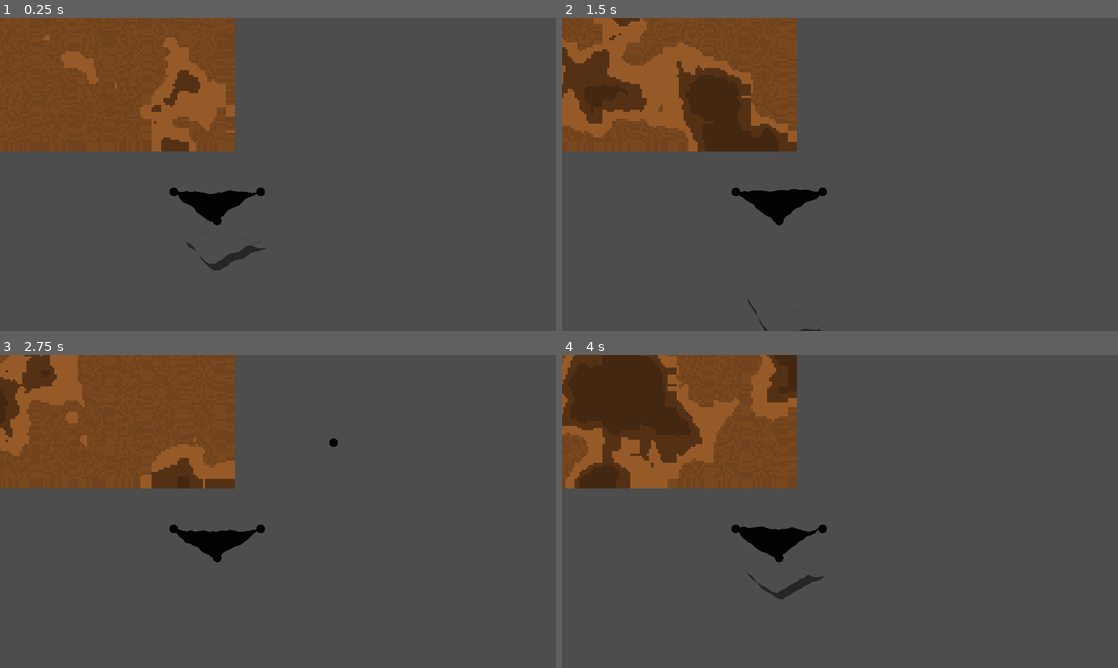
Above: before the commit, frames 1-4 (two rows, left to right).
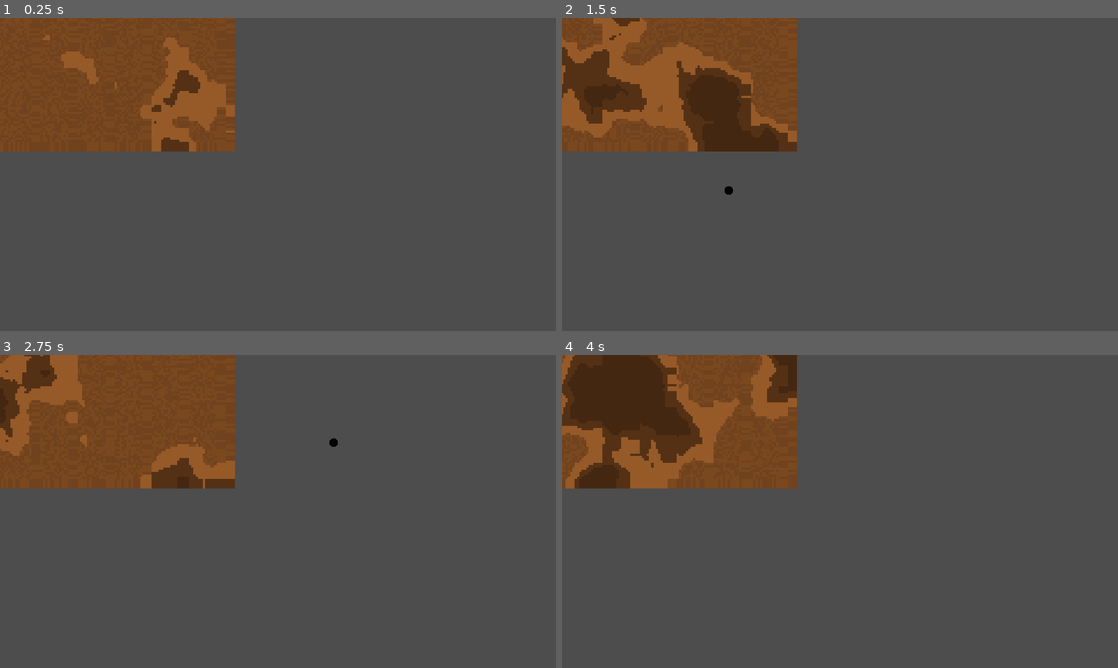
Above: after the commit, the same moments.

Repository: BrodeyYendall/MiningGameGodot
Game: Godot game, scene res://wall.tscn
Same seed, same stepped clock (60 frames per second), same inputs: the game is played once before the commit and once after it.
Inputs (mouse positions are in pixels of both pictures, inside the frame that each line leads up to):
- Up to frame 1 (0.25 s): no input
- Up to frame 2 (1.5 s): tap Enter at 0.5, 1.35 s; move the mouse to (962, 158) at 0.52 s; tap Tab at 0.6 s; click (962, 158) at 0.67 s; tap Space at 0.77 s; move the mouse to (728, 190) at 1.27 s; click (728, 190) at 1.42 s
- Up to frame 3 (2.75 s): tap Space at 1.52 s; move the mouse to (333, 442) at 2.02 s; tap Tab at 2.1 s; click (333, 442) at 2.17 s
- Up to frame 4 (4 s): tap Space at 2.75, 3.02, 3.77 s; move the mouse to (812, 574) at 2.77 s; tap Enter at 2.85 s; click (812, 574) at 2.92 s; move the mouse to (1006, 558) at 3.52 s; tap Tab at 3.6 s; click (1006, 558) at 3.67 s

The runs differ from the first frame. In frame 1, 1.1% of the frame differs, in the area x 30-48%, y 54-81%; in frame 2, 1.0%; in frame 3, 0.8%; in frame 4, 1.1%, in the area x 30-48%, y 54-79%.

Commit message:
Gave cracks hitboxes

Diff:
--- a/constants.gd
+++ b/constants.gd
@@ -1,4 +1,7 @@
 extends Node
+
+const SCREEN_WIDTH = 1920
+const SCREEN_HEIGHT = 1080
 
 const HOLE_SIZE = 15
 var CUTOUT_CRACK_CONFIG = CrackConfig.new(6, 12, 5, 3, 10, 0.04)
--- a/crack.gd
+++ b/crack.gd
@@ -5,11 +5,13 @@
 var start: Vector2
 var end = Vector2(-1, -1)
 var direction: Vector2
+var perpendicular_direction: Vector2
 var iteration = 2
 var delta_progress = 0
 
 var top_line: PackedVector2Array
 var bottom_line: PackedVector2Array
+var hitbox_vertices: PackedVector2Array
 
 func generate_vertices_for_dir(start: Vector2, direction: Vector2, distance: float, config: Constants.CrackConfig) -> void:
 	self.start = start
@@ -27,6 +29,8 @@
 	if config.animation_delay == 0:
 		iteration = bottom_line.size()
 
+	generate_hitbox()
+
 func generate_vertices(start: Vector2, end: Vector2, config: Constants.CrackConfig) -> void:
 	self.end = end
 
@@ -34,7 +38,7 @@
 
 
 func generate_crack_line(start: Vector2, direction: Vector2, distance: float) -> Array[PackedVector2Array]:
-	var perpendicular_direction = Vector2(-direction.y, direction.x).normalized()
+	perpendicular_direction = Vector2(-direction.y, direction.x).normalized()
 
 	var offset = randi_range(-config.crack_variance, config.crack_variance)
 	var crack_width = randi_range(-config.width_variance, config.width_variance)
@@ -48,7 +52,6 @@
 
 		offset = randi_range(max(-config.max_variance, offset - config.crack_variance), min(config.max_variance, offset + config.crack_variance))
 		crack_width = randi_range(max(config.min_width, crack_width - config.width_variance), min(config.max_width, crack_width + config.width_variance))
-
 
 		var next_position = round_vector2(centre_position + (perpendicular_direction * offset))
 		var width_position =  round_vector2(next_position + (perpendicular_direction * crack_width))
@@ -79,6 +82,14 @@
 
 	return crack_line
 
+func generate_hitbox():
+	var hitbox_vertices = PackedVector2Array()
+	hitbox_vertices.append_array(top_line)
+
+	var bottom_copy = bottom_line.duplicate()
+	bottom_copy.reverse()
+	hitbox_vertices.append_array(bottom_copy)
+	$hitbox.set_polygon(hitbox_vertices)
 
 
 func _draw():
--- a/crack.tscn
+++ b/crack.tscn
@@ -1,6 +1,8 @@
 [gd_scene load_steps=2 format=3 uid="uid://1dyspcark233"]
 
-[ext_resource type="Script" path="res://crack.gd" id="1_ywqi2"]
+[ext_resource type="Script" path="res://signaling_crack.gd" id="1_xpfu5"]
 
-[node name="crack" type="Node2D"]
-script = ExtResource("1_ywqi2")
+[node name="crack" type="Area2D"]
+script = ExtResource("1_xpfu5")
+
+[node name="hitbox" type="CollisionPolygon2D" parent="."]
--- a/cutout.gd
+++ b/cutout.gd
@@ -9,7 +9,7 @@
 func _ready():
 	assert(not cutout_vertices.is_empty(), "cutout created with vertices, please call with_data().")
 
-	$cutout_shape.set_polygon(cutout_vertices)
+	$hitbox.set_polygon(cutout_vertices)
 
 func _draw():
 	draw_colored_polygon(cutout_vertices, Color.BLACK)
--- a/cutout.tscn
+++ b/cutout.tscn
@@ -5,4 +5,4 @@
 [node name="cutout" type="Area2D"]
 script = ExtResource("1_6oxks")
 
-[node name="cutout_shape" type="CollisionPolygon2D" parent="."]
+[node name="hitbox" type="CollisionPolygon2D" parent="."]
--- a/hole.gd
+++ b/hole.gd
@@ -1,7 +1,7 @@
 extends Area2D
 
 func _ready():
-	$hole_hitbox.shape.set_radius(Constants.HOLE_SIZE)
+	$hitbox.shape.set_radius(Constants.HOLE_SIZE)
 
 func _draw():
 	draw_circle(Vector2(0, 0), Constants.HOLE_SIZE, Color.BLACK)
--- a/hole.tscn
+++ b/hole.tscn
@@ -8,5 +8,5 @@
 [node name="hole" type="Area2D"]
 script = ExtResource("1_tsqsp")
 
-[node name="hole_hitbox" type="CollisionShape2D" parent="."]
+[node name="hitbox" type="CollisionShape2D" parent="."]
 shape = SubResource("CircleShape2D_my65i")
--- a/polygon_tester.gd
+++ b/polygon_tester.gd
@@ -1,7 +1,7 @@
 extends Node2D
 
 var iteration = 0
-var vertices = [Vector2(600, 600), Vector2(615, 601), Vector2(630, 601), Vector2(645, 605), Vector2(660, 604), Vector2(675, 607), Vector2(660, 606.5)]
+var vertices = [Vector2(1002, 403), Vector2(1004.103, 382.1056), Vector2(1151, 418), Vector2(1153.104, 397.1056)]
 var alt_vertices = []
 
 func _draw():
--- /dev/null
+++ b/signaling_crack.gd
@@ -0,0 +1,26 @@
+class_name SignalingCrack
+extends "res://crack.gd"
+
+
+signal crack_complete
+
+var signalData: SignalData
+
+func with_signal_data(data: SignalData):
+	self.signalData = data
+
+
+# Called every frame. 'delta' is the elapsed time since the previous frame.
+func _process(delta):
+	super(delta)
+	if not is_processing():
+		crack_complete.emit(signalData)
+
+
+class SignalData:
+	var starting_point: int
+	var position: Vector2
+
+	func _init(starting_point: int, position: Vector2):
+		self.starting_point = starting_point
+		self.position = position
--- a/wall.gd
+++ b/wall.gd
@@ -1,7 +1,7 @@
 extends Node2D
 
 @export var crack_distance = 300
-@export var new_crack_hitbox = 40
+@export var new_hole_hitbox = 40
 
 signal generate_background(seed: int)
 
@@ -21,9 +21,13 @@
 	await RenderingServer.frame_post_draw
 	generated_wall_image = get_viewport().get_texture().get_image()
 
-	create_point(Vector2(600, 600))
-	create_point(Vector2(900, 600))
-	create_point(Vector2(750, 700))
+	#create_point(Vector2(600, 600))
+	#create_point(Vector2(900, 600))
+	#create_point(Vector2(750, 700))
+
+	#create_point(Vector2(789, 488))
+	#create_point(Vector2(794, 664))
+	#create_point(Vector2(846, 483))
 
 
 func _input(event):
@@ -40,7 +44,10 @@
 
 
 func create_point(position: Vector2):
+	print(position)
+
 	pathfinder.add_point(holes.size(), position)
+	#raycast_around_point(position)
 
 	var new_connections = create_new_cracks(position)
 
@@ -51,6 +58,7 @@
 		pathfinder.connect_points(holes.size(), new_connection)
 
 	create_hole_scene(position)
+	queue_redraw()
 
 func create_new_cracks(new_point_position: Vector2) -> Array[int]:
 	var new_connections: Array[int] = []
@@ -121,10 +129,10 @@
 		total += point_position
 	return total / cycle.size()
 
-func circle_raycast(position: Vector2, max_results = 1) -> Array:
+func circle_raycast(position: Vector2, radius = new_hole_hitbox, max_results = 1) -> Array:
 	var query = PhysicsShapeQueryParameters2D.new()
 	var circle_shape = CircleShape2D.new()
-	circle_shape.set_radius(new_crack_hitbox)
+	circle_shape.set_radius(radius)
 	query.set_shape(circle_shape)
 	query.set_collide_with_areas(true)
 	query.transform.origin = position
